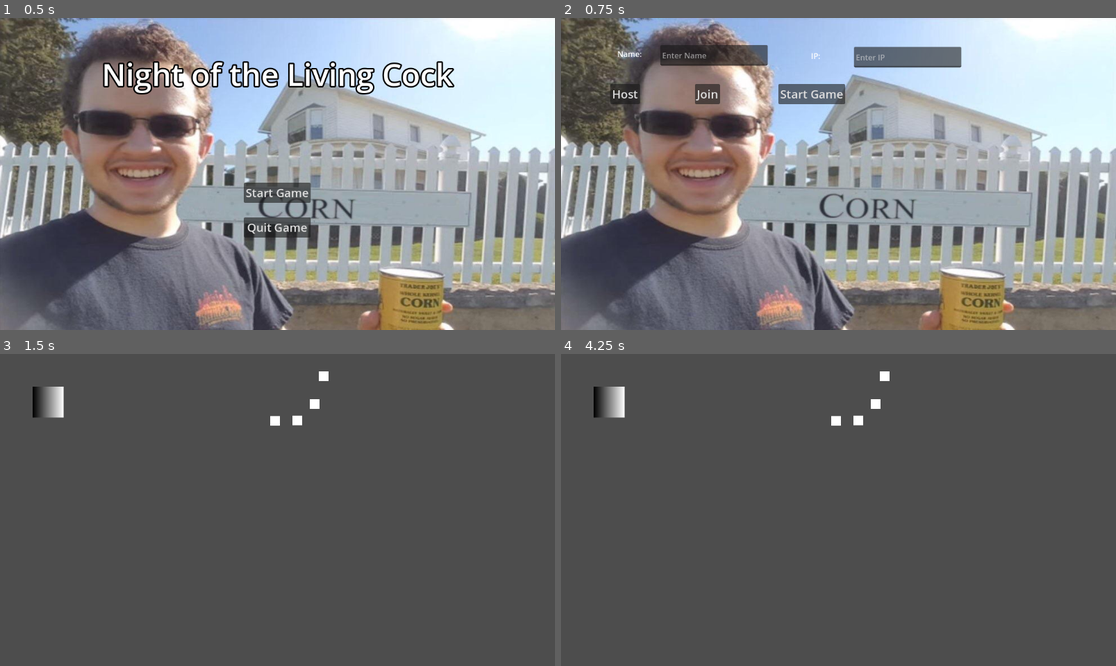
Above: before the commit, frames 1-4 (two rows, left to right).
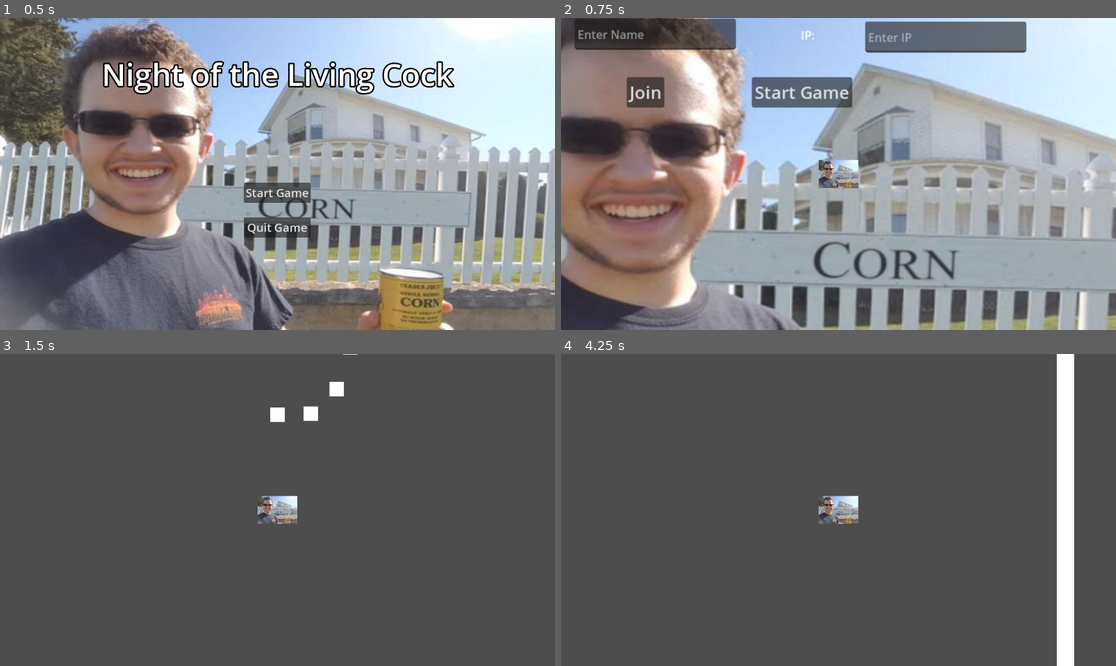
Above: after the commit, the same moments.

Repository: violetrevolution/2DZombos
Game: Godot game, scene res://main_menu.tscn
Same seed, same stepped clock (60 frames per second), same inputs: the game is played once before the commit and once after it. This scene is started directly instead of the project's main scene. The engine's default icon, where the game draws it, is replaced by a stand-in: a white triangle on a blue panel in a dark square.
Inputs (mouse positions are in pixels of both pictures, inside the frame that each line leads up to):
- Up to frame 1 (0.5 s): no input
- Up to frame 2 (0.75 s): click "Start Game" at 0.5 s
- Up to frame 3 (1.5 s): click "Start Game" at 1.25 s
- Up to frame 4 (4.25 s): tap Enter at 2 s; move the mouse to (960, 494) at 2.02 s; hold D (ui_right) 2.03-2.78 s; tap E (interact) at 2.1, 3.6 s; move the mouse to (727, 525) at 2.77 s; hold S (ui_down) 2.78-3.53 s; click (727, 525) at 2.85 s; move the mouse to (894, 441) at 3.52 s; hold D (ui_right) from 3.53 s (still down)

Frame 1 is identical in both runs. In frame 2, 65% of the frame differs, in the area x 0-100%, y 0-100%; in frame 3, 1.5%; in frame 4, 4.5%.
Error before the commit: Parse Error: Expected indented block after function declaration. (res://mainscripts/PlayerSpawner.gd:28)

Commit message:
added temp pass

Diff:
--- a/mainscripts/PlayerSpawner.gd
+++ b/mainscripts/PlayerSpawner.gd
@@ -26,3 +26,4 @@
 	spawn(id)
 
 func kill_player(id: int):
+	pass
